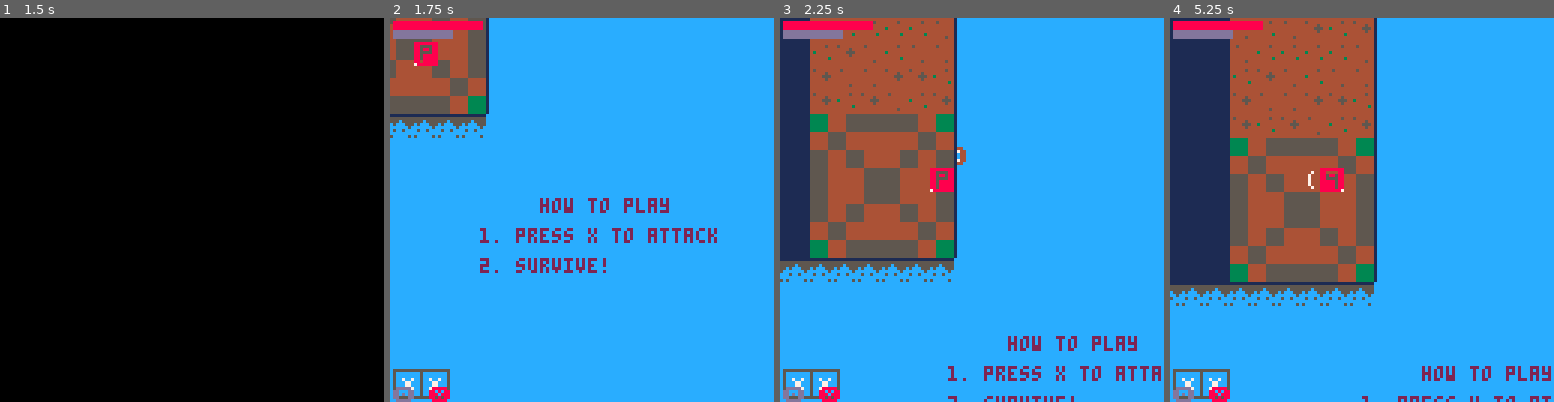
Above: before the commit, frames 1-4 (left to right).
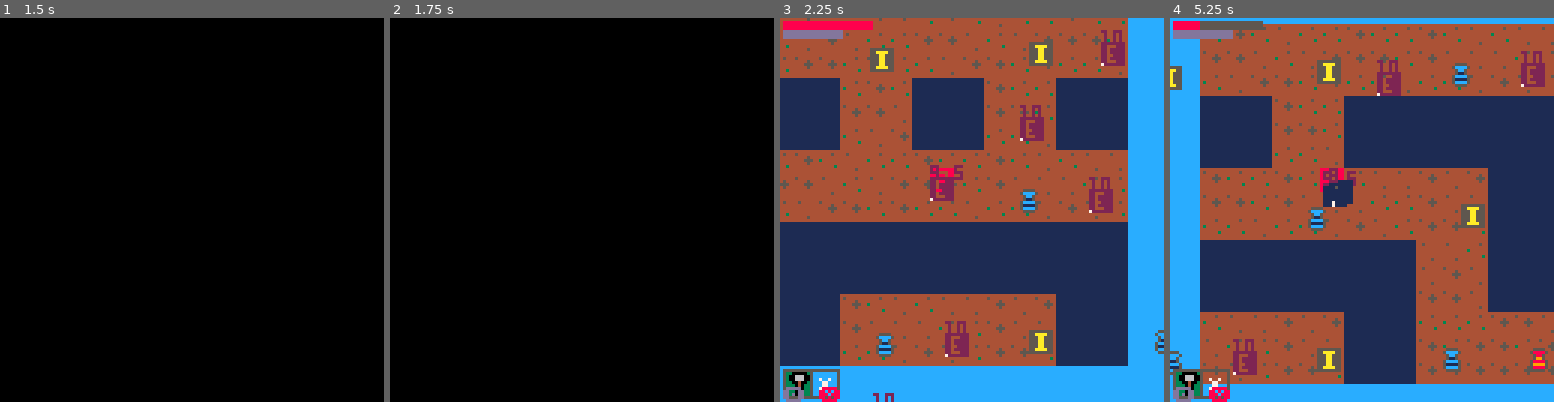
Above: after the commit, the same moments.

Repository: FrederikHR/GDB
Game: PICO-8 cartridge NewGame/main.p8
Same seed, same stepped clock (60 frames per second), same inputs: the game is played once before the commit and once after it.
Inputs:
- Up to frame 1 (1.5 s): tap X (X key) at 0.33, 1.07 s; tap O (Z key) at 0.7 s
- Up to frame 2 (1.75 s): hold Right from 1.6 s (still down); tap O (Z key) at 1.7 s
- Up to frame 3 (2.25 s): tap X (X key) at 1.85 s; release Right at 2.1 s; tap O (Z key) at 2.1 s; hold Up from 2.15 s (still down)
- Up to frame 4 (5.25 s): release Up at 2.42 s; hold Right 2.47-3.03 s; tap O (Z key) every 0.4 s from 2.5 to 4.9 s; tap X (X key) at 2.97, 4.08, 5.2 s; hold Left 3.08-3.58 s; hold Down 3.63-3.97 s; hold Right 4.02-4.68 s; hold Up 4.73-5.03 s; hold Left from 5.08 s (still down)

Frame 1 is identical in both runs. In frame 2, 100% of the frame differs, in the area x 0-100%, y 0-100%; in frame 3, 70%; in frame 4, 78%.

Commit message:
generate two mazes

Diff:
--- a/NewGame/scripts/levelgen/init.lua
+++ b/NewGame/scripts/levelgen/init.lua
@@ -1,11 +1,14 @@
 prl = {}
-maze_size = 4
+maze_size = 10
 current_map={}
 maze={}
 
 function init_levelgen()
-    maze = init_maze(maze_size,maze_size,48,-400,-400)
-    backtrack(maze,maze_size,maze_size)
+    maze = init_maze(maze_size,maze_size,24,-400,-400)
+    maze[2][2].goal = true
+    maze[maze_size*2][maze_size*2].goal = true
+    backtrack(maze,maze_size,maze_size,maze[2][2],maze[maze_size*2][maze_size*2])
+    backtrack(maze,maze_size,maze_size,maze[maze_size*2][2],maze[2][maze_size*2])
 end
 
 function draw_level()
--- a/NewGame/scripts/levelgen/recursive-backtracker.lua
+++ b/NewGame/scripts/levelgen/recursive-backtracker.lua
@@ -26,11 +26,13 @@
 -- when the algorithm moves from one room to another, the previous room is added to a stack
 -- when no more unvisited rooms are adjacent to the current room, move back one step by popping stack
 -- when every room has been visited once, the remaining stack is the solution to the maze (path from first to last room)
-function backtrack(maze, width, height)
-    local current = maze[2][2]
-    local finish = maze[width*2][height*2]
-    current.goal = true
-    finish.goal = true
+function backtrack(maze, width, height, current, finish)
+    for x=1, (width*2)+1 do
+        for y = 1, (height*2)+1 do
+            maze[x][y].visited = false
+        end
+    end
+
     current.visited = true
     current.is_wall = false
     local stack = {}
